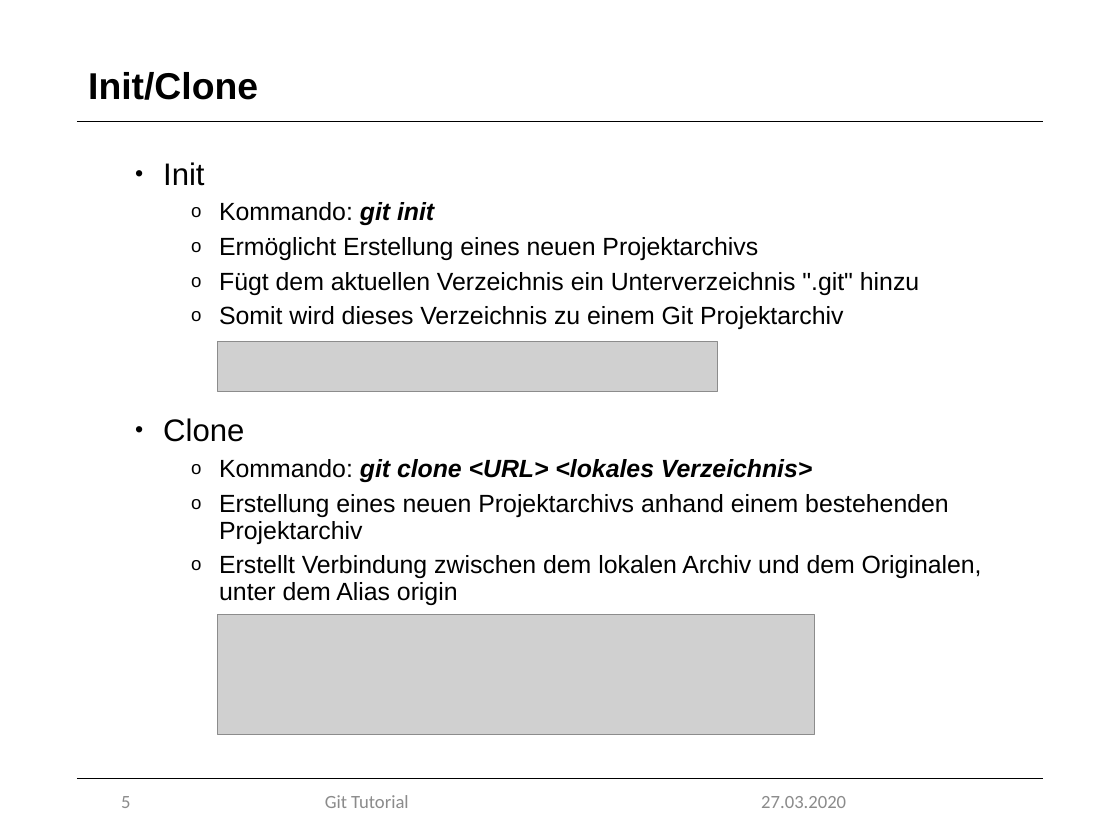
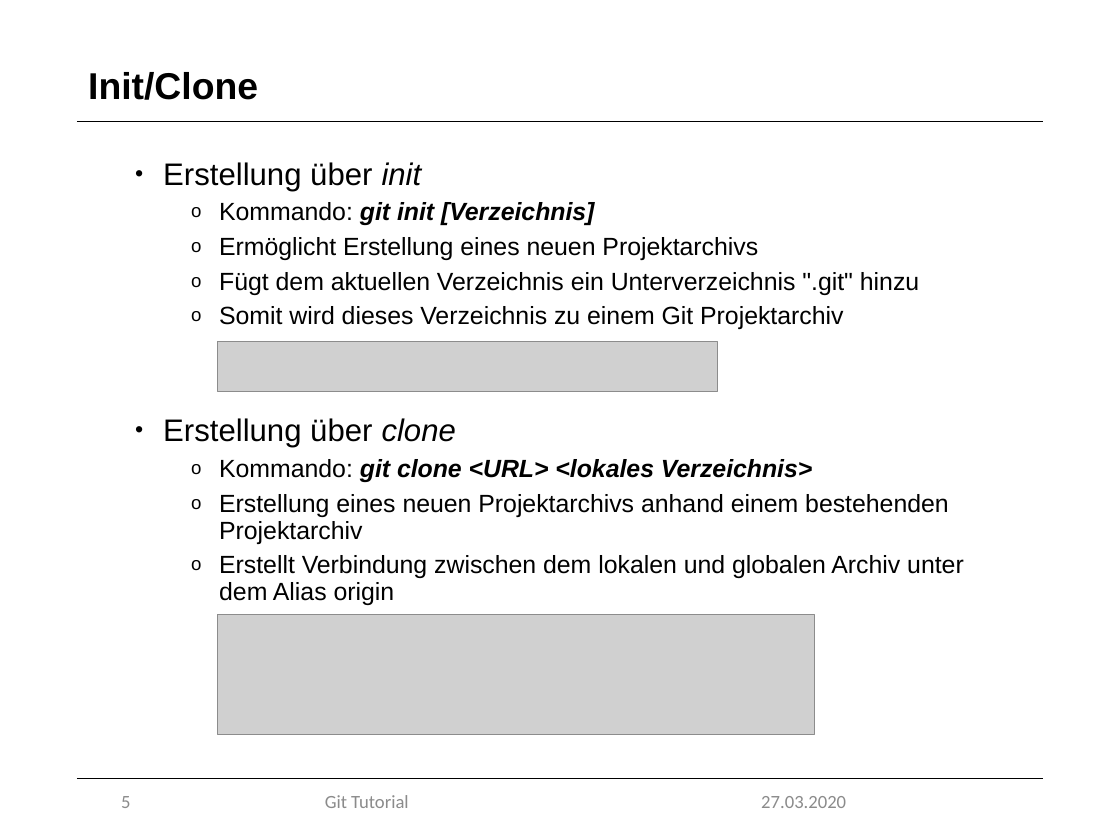
Before and after one commit to marcretzlaff/projektarbeit, a slide deck: slide 5 of Präsentation-90min/Präsentation-90min.pptx. Drawn at 1120x840 pixels with LibreOffice and Linux fonts; fonts in the diff are those of the drawing; grey boxes stand for pictures; background and template pictures are left out. Boxes give left, top, right and bottom in pixels: in the first picture for what was removed or moved away, otherwise in the second. Text is boxed around its words. In the diff, an @@ line names an element or a change of style, - is before the commit and + after.

```diff
--- a/Präsentation-90min/Präsentation-90min.pptx
+++ b/Präsentation-90min/Präsentation-90min.pptx
@@ text at (x1=163, y1=162, x2=964, y2=605): text changed @@
-• Clone
+• Erstellung über clone
@@ text at (x1=163, y1=162, x2=594, y2=225): text changed; italic on @@
-• Init
-  o Kommando: git init
+• Erstellung über init
+  o Kommando: git init [Verzeichnis]
@@ text at (x1=219, y1=555, x2=964, y2=605): text changed @@
-  o Erstellt Verbindung zwischen dem lokalen Archiv und dem Originalen, unter dem Alias origin
+  o Erstellt Verbindung zwischen dem lokalen und globalen Archiv unter dem Alias origin
```
Also in this commit, not shown: 21 other slides changed, 2 slides added, 2 slides removed, 1 other file.
